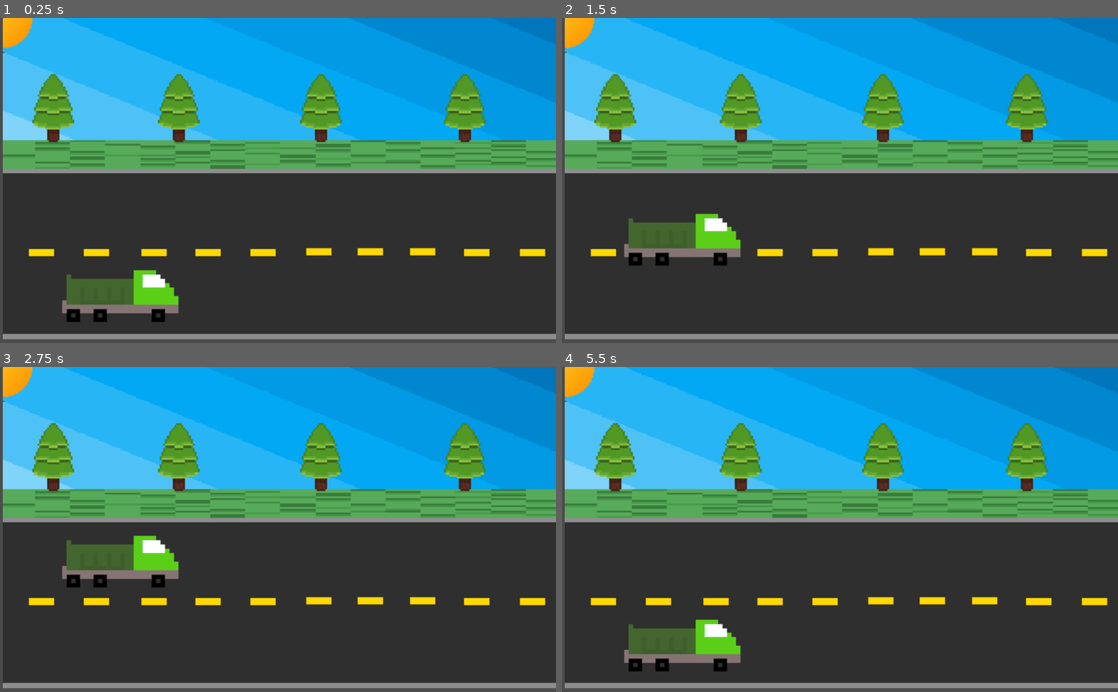
Above: before the commit, frames 1-4 (two rows, left to right).
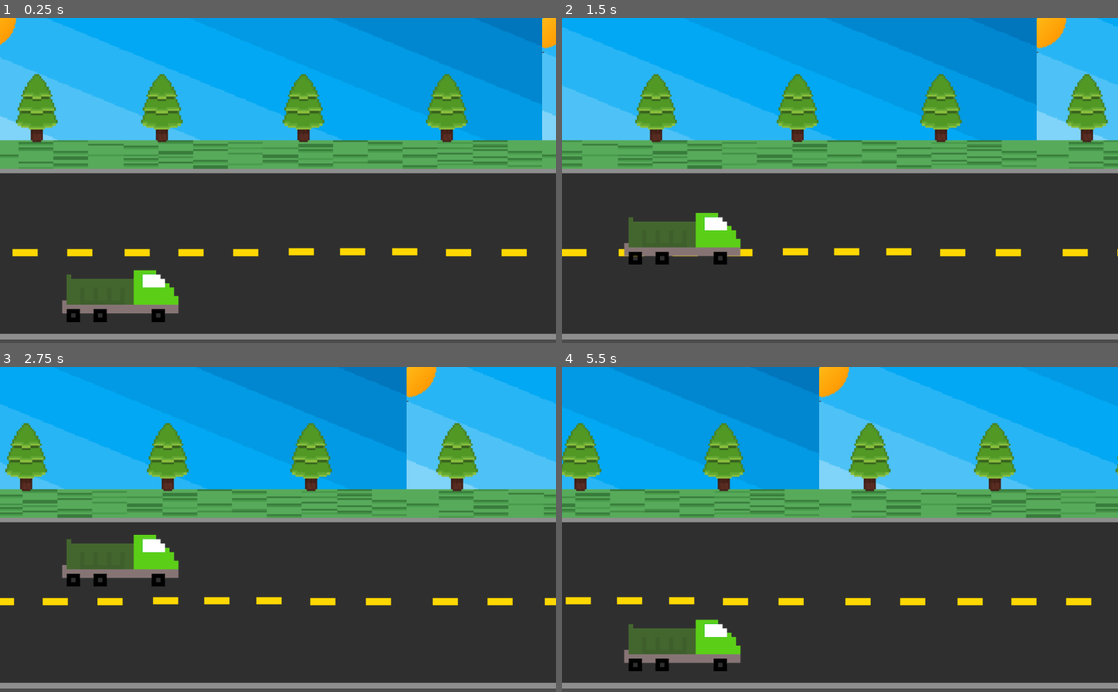
Above: after the commit, the same moments.

Repository: 2023M1T6-Inteli/grupo1
Game: Godot game, scene res://NodeRoad.tscn
The game is run twice, just before and just after one commit, with the same random seed, the same clock (stepped at 60 frames per second) and the same inputs.
Inputs:
- Up to frame 1 (0.25 s): no input
- Up to frame 2 (1.5 s): hold Up (ui_up) 0.53-1.28 s; hold Down (ui_down) from 1.28 s (still down)
- Up to frame 3 (2.75 s): release Down (ui_down) at 2.03 s; hold Up (ui_up) from 2.03 s (still down)
- Up to frame 4 (5.5 s): release Up (ui_up) at 3.53 s; hold Down (ui_down) from 3.53 s (still down)

The runs differ from the first frame. In frame 1, 12% of the frame differs, in the area x 0-100%, y 0-99%; in frame 2, 25%; in frame 3, 30%; in frame 4, 40%.

Commit message:
Moving Background

Diff:
--- a/src/JACQUIS/NodeRoad.tscn
+++ b/src/JACQUIS/NodeRoad.tscn
@@ -1,13 +1,14 @@
-[gd_scene load_steps=8 format=2]
+[gd_scene load_steps=9 format=2]
 
 [ext_resource path="res://backgroundRoad.png" type="Texture" id=1]
 [ext_resource path="res://truck.png" type="Texture" id=2]
 [ext_resource path="res://Truck.gd" type="Script" id=3]
+[ext_resource path="res://ParallaxBackground.gd" type="Script" id=4]
 
 [sub_resource type="GDScript" id=3]
 
 [sub_resource type="RectangleShape2D" id=1]
-extents = Vector2( 513.5, 153.25 )
+extents = Vector2( 512, 152.625 )
 
 [sub_resource type="RectangleShape2D" id=4]
 extents = Vector2( 513.75, 13.625 )
@@ -18,21 +19,26 @@
 [node name="NodeRoad" type="Node2D"]
 position = Vector2( 5, 2 )
 script = SubResource( 3 )
-__meta__ = {
-"_edit_vertical_guides_": [ -217.0 ]
-}
+
+[node name="ParallaxBackground" type="ParallaxBackground" parent="."]
+script = ExtResource( 4 )
+scrolling_speed = 100.0
+
+[node name="ParallaxLayer" type="ParallaxLayer" parent="ParallaxBackground"]
+z_as_relative = false
+motion_mirroring = Vector2( 1024, 0 )
+
+[node name="backgroundRoad" type="Sprite" parent="ParallaxBackground/ParallaxLayer"]
+position = Vector2( 347.642, 328 )
+scale = Vector2( 1.6, 1.64722 )
+texture = ExtResource( 1 )
+offset = Vector2( 102.724, -19.1231 )
 
 [node name="StaticBody2D" type="StaticBody2D" parent="."]
 position = Vector2( 3, -5 )
 
-[node name="backgroundRoad" type="Sprite" parent="StaticBody2D"]
-position = Vector2( 346, 331 )
-scale = Vector2( 1.60625, 1.64722 )
-texture = ExtResource( 1 )
-offset = Vector2( 102.724, -19.1231 )
-
 [node name="UpCollision" type="CollisionShape2D" parent="StaticBody2D"]
-position = Vector2( 511, 156.75 )
+position = Vector2( 504, 155.625 )
 shape = SubResource( 1 )
 
 [node name="CollisionShape2D" type="CollisionShape2D" parent="StaticBody2D"]
--- /dev/null
+++ b/src/JACQUIS/ParallaxBackground.gd
@@ -0,0 +1,5 @@
+extends ParallaxBackground
+export (float) var scrolling_speed = 500.0
+
+func _process(delta):
+	scroll_offset.x -= scrolling_speed * delta
--- a/src/JACQUIS/project.godot
+++ b/src/JACQUIS/project.godot
@@ -14,6 +14,12 @@
 run/main_scene="res://NodeRoad.tscn"
 config/icon="res://icon.png"
 
+[display]
+
+window/size/resizable=false
+window/stretch/mode="2d"
+window/stretch/aspect="keep"
+
 [gui]
 
 common/drop_mouse_on_gui_input_disabled=true
